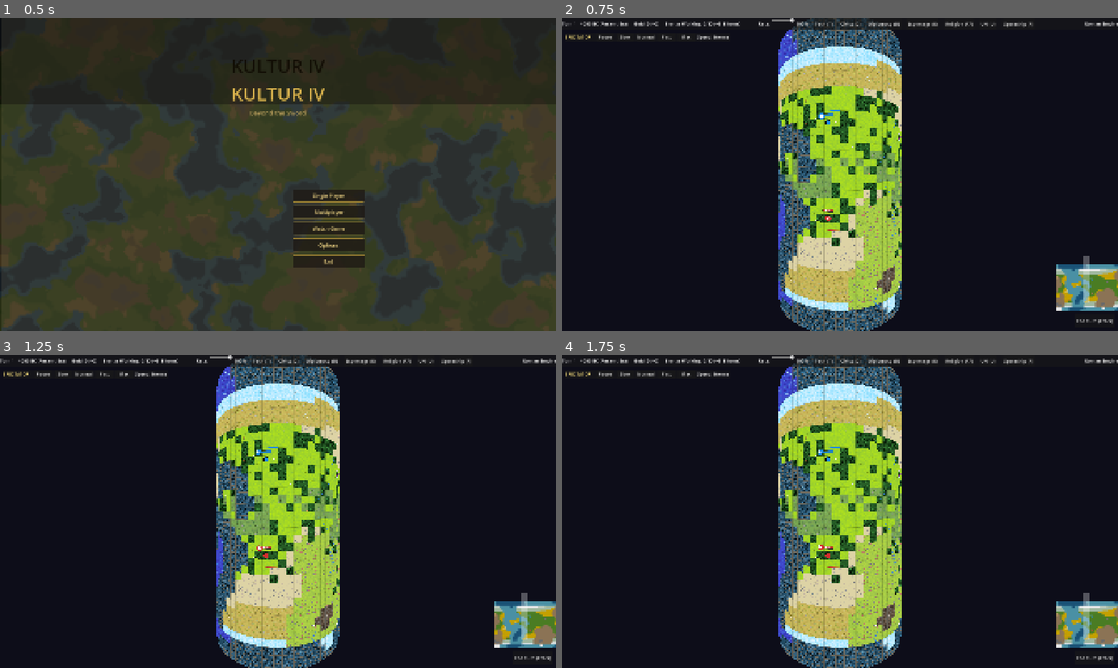
Above: before the commit, frames 1-4 (two rows, left to right).
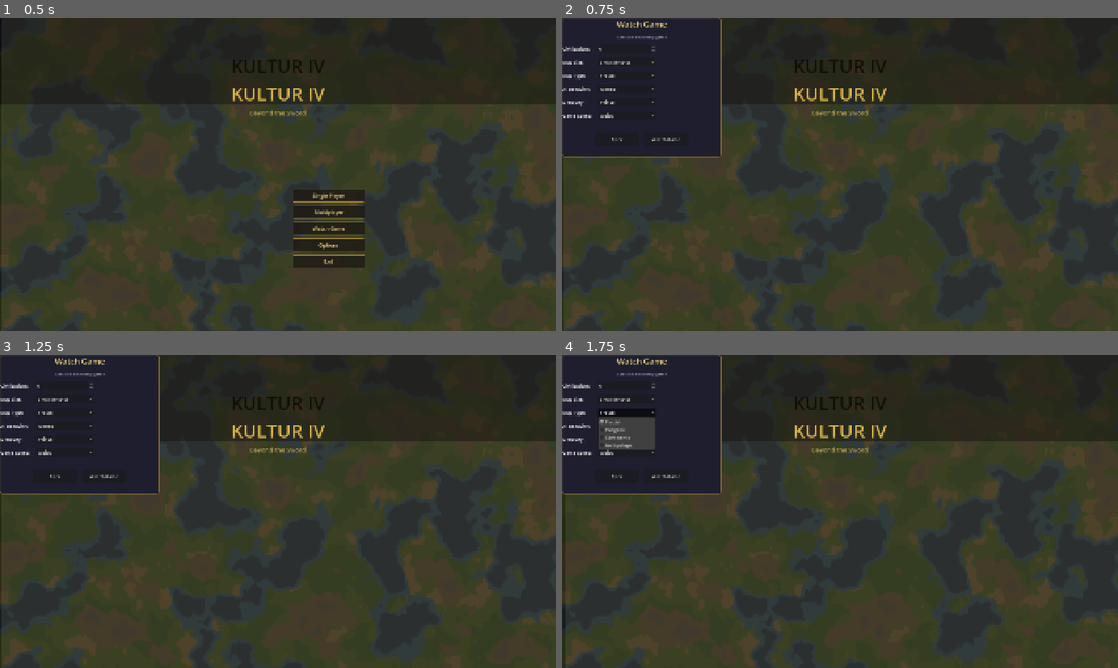
Above: after the commit, the same moments.

Repository: mammaspappa/KULTURIV
Game: Godot game, scene res://scenes/main/main_menu.tscn
Two runs of this game, one before a commit and one after it. Both use one fixed random seed, a clock stepped at 60 frames per second and the inputs below.
Inputs (mouse positions are in pixels of both pictures, inside the frame that each line leads up to):
- Up to frame 1 (0.5 s): no input
- Up to frame 2 (0.75 s): click "Watch Game" at 0.5 s
- Up to frame 3 (1.25 s): no input
- Up to frame 4 (1.75 s): click (628, 411) at 1.25 s, where only the run after the commit has a clickable "Fractal"

Frame 1 is identical in both runs. In frame 2, 83% of the frame differs, in the area x 0-100%, y 0-100%; in frame 3, 83%; in frame 4, 84%.
Error before the commit: Invalid access to property or key 'at_war_with' on a base object of type 'Nil'. (res://scripts/ui/game_ui.gd:883)

Commit message:
Add Watch Game setup dialog with map/player/difficulty options
New screen lets you configure: number of civilizations (2-18), map size,
map type, AI behavior, difficulty, and game speed before starting
spectator mode.

Co-Authored-By: Claude Opus 4.6 (1M context) <noreply@anthropic.com>

Diff:
--- a/scenes/main/main_menu.gd
+++ b/scenes/main/main_menu.gd
@@ -33,6 +33,7 @@
 var new_game_screen: Control
 var load_game_screen: Control
 var options_screen: Control
+var watch_game_screen: Control
 var multiplayer_screen: Control
 
 func _ready() -> void:
@@ -340,6 +341,15 @@
 		options_screen.back_pressed.connect(_on_subscreen_back)
 		add_child(options_screen)
 
+	var WatchGameScreenClass = load("res://scripts/ui/watch_game_screen.gd")
+	if WatchGameScreenClass:
+		watch_game_screen = Control.new()
+		watch_game_screen.set_script(WatchGameScreenClass)
+		watch_game_screen.name = "WatchGameScreen"
+		watch_game_screen.back_pressed.connect(_on_subscreen_back)
+		watch_game_screen.start_game.connect(_on_start_game)
+		add_child(watch_game_screen)
+
 	var MultiplayerScreenClass = load("res://scripts/ui/multiplayer_connect.gd")
 	if MultiplayerScreenClass:
 		multiplayer_screen = Control.new()
@@ -358,18 +368,9 @@
 	main_menu_container.visible = true
 
 func _on_watch_game_pressed() -> void:
-	# Start spectator mode with default settings (all AI players)
-	var settings = {
-		"map_width": 64,
-		"map_height": 40,
-		"map_type": "fractal",
-		"num_players": 6,
-		"difficulty": 4,
-		"game_speed": 0,  # Quick
-		"ai_aggressiveness": "normal",
-		"spectator": true,
-	}
-	_on_start_game(settings)
+	if watch_game_screen:
+		main_menu_container.visible = false
+		watch_game_screen.show_screen()
 
 func _on_multiplayer_pressed() -> void:
 	if multiplayer_screen:
--- /dev/null
+++ b/scripts/ui/watch_game_screen.gd
@@ -0,0 +1,194 @@
+class_name WatchGameScreen
+extends Control
+## Screen for configuring spectator/watch game options.
+
+signal back_pressed
+signal start_game(settings: Dictionary)
+
+var panel: PanelContainer
+
+# Option controls
+var map_size_option: OptionButton
+var num_players_spin: SpinBox
+var difficulty_option: OptionButton
+var speed_option: OptionButton
+var map_type_option: OptionButton
+var ai_aggro_option: OptionButton
+
+const BG_COLOR = Color(0.08, 0.08, 0.12, 1.0)
+const PANEL_COLOR = Color(0.12, 0.12, 0.18, 1.0)
+
+const MAP_SIZES = {
+	"Duel": {"width": 40, "height": 24},
+	"Tiny": {"width": 52, "height": 32},
+	"Small": {"width": 64, "height": 40},
+	"Standard": {"width": 84, "height": 52},
+	"Large": {"width": 104, "height": 64},
+	"Huge": {"width": 128, "height": 80}
+}
+
+const MAP_TYPES = ["Fractal", "Pangaea", "Continents", "Archipelago"]
+const MAP_TYPE_IDS = ["fractal", "pangaea", "continents", "archipelago"]
+
+const DIFFICULTIES = ["Settler", "Chieftain", "Warlord", "Noble", "Prince", "Monarch", "Emperor", "Immortal", "Deity"]
+const SPEEDS = ["Quick", "Normal", "Epic", "Marathon"]
+
+func _ready() -> void:
+	_build_ui()
+	hide()
+
+func _build_ui() -> void:
+	var bg = ColorRect.new()
+	bg.set_anchors_preset(Control.PRESET_FULL_RECT)
+	bg.color = BG_COLOR
+	add_child(bg)
+
+	var center = CenterContainer.new()
+	center.set_anchors_preset(Control.PRESET_FULL_RECT)
+	add_child(center)
+
+	panel = PanelContainer.new()
+	panel.custom_minimum_size = Vector2(550, 480)
+	var style = StyleBoxFlat.new()
+	style.bg_color = PANEL_COLOR
+	style.border_color = Color(0.5, 0.4, 0.2)
+	style.set_border_width_all(2)
+	style.set_corner_radius_all(8)
+	panel.add_theme_stylebox_override("panel", style)
+	center.add_child(panel)
+
+	var vbox = VBoxContainer.new()
+	vbox.add_theme_constant_override("separation", 15)
+	panel.add_child(vbox)
+
+	# Title
+	var title = Label.new()
+	title.text = "Watch Game"
+	title.add_theme_font_size_override("font_size", 28)
+	title.add_theme_color_override("font_color", Color(0.9, 0.8, 0.5))
+	title.horizontal_alignment = HORIZONTAL_ALIGNMENT_CENTER
+	vbox.add_child(title)
+
+	var subtitle = Label.new()
+	subtitle.text = "Spectate an AI-only game"
+	subtitle.add_theme_font_size_override("font_size", 14)
+	subtitle.add_theme_color_override("font_color", Color(0.6, 0.6, 0.7))
+	subtitle.horizontal_alignment = HORIZONTAL_ALIGNMENT_CENTER
+	vbox.add_child(subtitle)
+
+	# Options grid
+	var grid = GridContainer.new()
+	grid.columns = 2
+	grid.add_theme_constant_override("h_separation", 20)
+	grid.add_theme_constant_override("v_separation", 15)
+	vbox.add_child(grid)
+
+	# Number of Civilizations
+	_add_label(grid, "Civilizations:")
+	num_players_spin = SpinBox.new()
+	num_players_spin.min_value = 2
+	num_players_spin.max_value = 18
+	num_players_spin.value = 6
+	num_players_spin.custom_minimum_size = Vector2(200, 30)
+	grid.add_child(num_players_spin)
+
+	# Map Size
+	_add_label(grid, "Map Size:")
+	map_size_option = OptionButton.new()
+	map_size_option.custom_minimum_size = Vector2(200, 30)
+	for size_name in MAP_SIZES.keys():
+		var sz = MAP_SIZES[size_name]
+		map_size_option.add_item("%s (%dx%d)" % [size_name, sz.width, sz.height])
+	map_size_option.selected = 2  # Small
+	grid.add_child(map_size_option)
+
+	# Map Type
+	_add_label(grid, "Map Type:")
+	map_type_option = OptionButton.new()
+	map_type_option.custom_minimum_size = Vector2(200, 30)
+	for t in MAP_TYPES:
+		map_type_option.add_item(t)
+	map_type_option.selected = 0
+	grid.add_child(map_type_option)
+
+	# AI Behavior
+	_add_label(grid, "AI Behavior:")
+	ai_aggro_option = OptionButton.new()
+	ai_aggro_option.custom_minimum_size = Vector2(200, 30)
+	ai_aggro_option.add_item("Peaceful")
+	ai_aggro_option.add_item("Normal")
+	ai_aggro_option.add_item("Aggressive")
+	ai_aggro_option.add_item("Random")
+	ai_aggro_option.selected = 1
+	grid.add_child(ai_aggro_option)
+
+	# Difficulty
+	_add_label(grid, "Difficulty:")
+	difficulty_option = OptionButton.new()
+	difficulty_option.custom_minimum_size = Vector2(200, 30)
+	for d in DIFFICULTIES:
+		difficulty_option.add_item(d)
+	difficulty_option.selected = 4  # Prince
+	grid.add_child(difficulty_option)
+
+	# Game Speed
+	_add_label(grid, "Game Speed:")
+	speed_option = OptionButton.new()
+	speed_option.custom_minimum_size = Vector2(200, 30)
+	for s in SPEEDS:
+		speed_option.add_item(s)
+	speed_option.selected = 0  # Quick
+	grid.add_child(speed_option)
+
+	# Spacer
+	var spacer = Control.new()
+	spacer.custom_minimum_size = Vector2(0, 15)
+	vbox.add_child(spacer)
+
+	# Buttons
+	var button_box = HBoxContainer.new()
+	button_box.add_theme_constant_override("separation", 20)
+	button_box.alignment = BoxContainer.ALIGNMENT_CENTER
+	vbox.add_child(button_box)
+
+	var back_button = Button.new()
+	back_button.text = "Back"
+	back_button.custom_minimum_size = Vector2(150, 45)
+	back_button.pressed.connect(_on_back_pressed)
+	button_box.add_child(back_button)
+
+	var watch_button = Button.new()
+	watch_button.text = "Watch Game"
+	watch_button.custom_minimum_size = Vector2(150, 45)
+	watch_button.pressed.connect(_on_watch_pressed)
+	button_box.add_child(watch_button)
+
+func _add_label(parent: Node, text: String) -> void:
+	var label = Label.new()
+	label.text = text
+	label.add_theme_font_size_override("font_size", 16)
+	parent.add_child(label)
+
+func show_screen() -> void:
+	show()
+
+func _on_watch_pressed() -> void:
+	var map_size_keys = MAP_SIZES.keys()
+	var selected_size = map_size_keys[map_size_option.selected]
+	var sz = MAP_SIZES[selected_size]
+
+	var settings = {
+		"map_width": sz.width,
+		"map_height": sz.height,
+		"map_type": MAP_TYPE_IDS[map_type_option.selected],
+		"num_players": int(num_players_spin.value),
+		"difficulty": difficulty_option.selected,
+		"game_speed": speed_option.selected,
+		"ai_aggressiveness": ["peaceful", "normal", "aggressive", "random"][ai_aggro_option.selected],
+		"spectator": true,
+	}
+	start_game.emit(settings)
+
+func _on_back_pressed() -> void:
+	hide()
+	back_pressed.emit()
